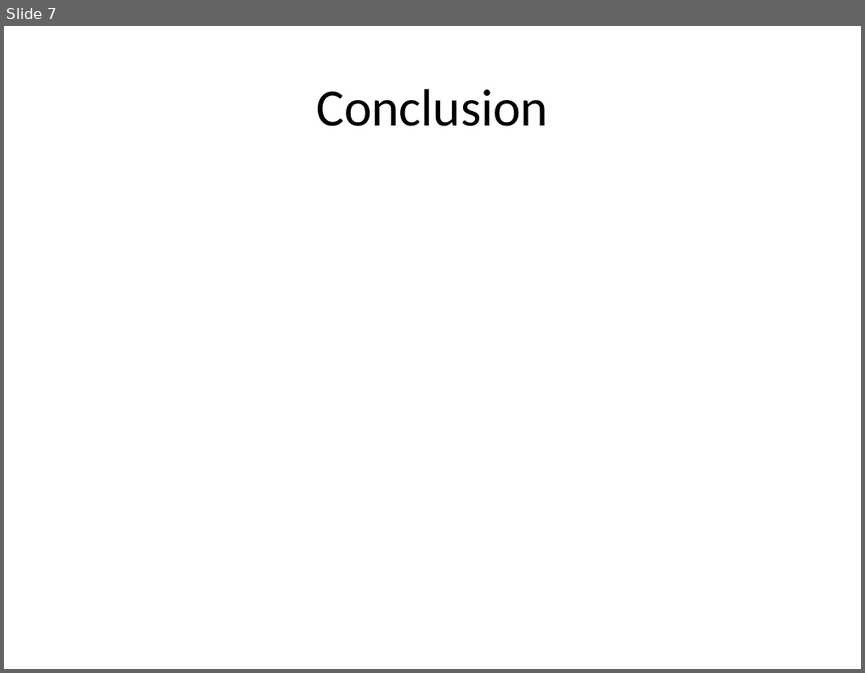
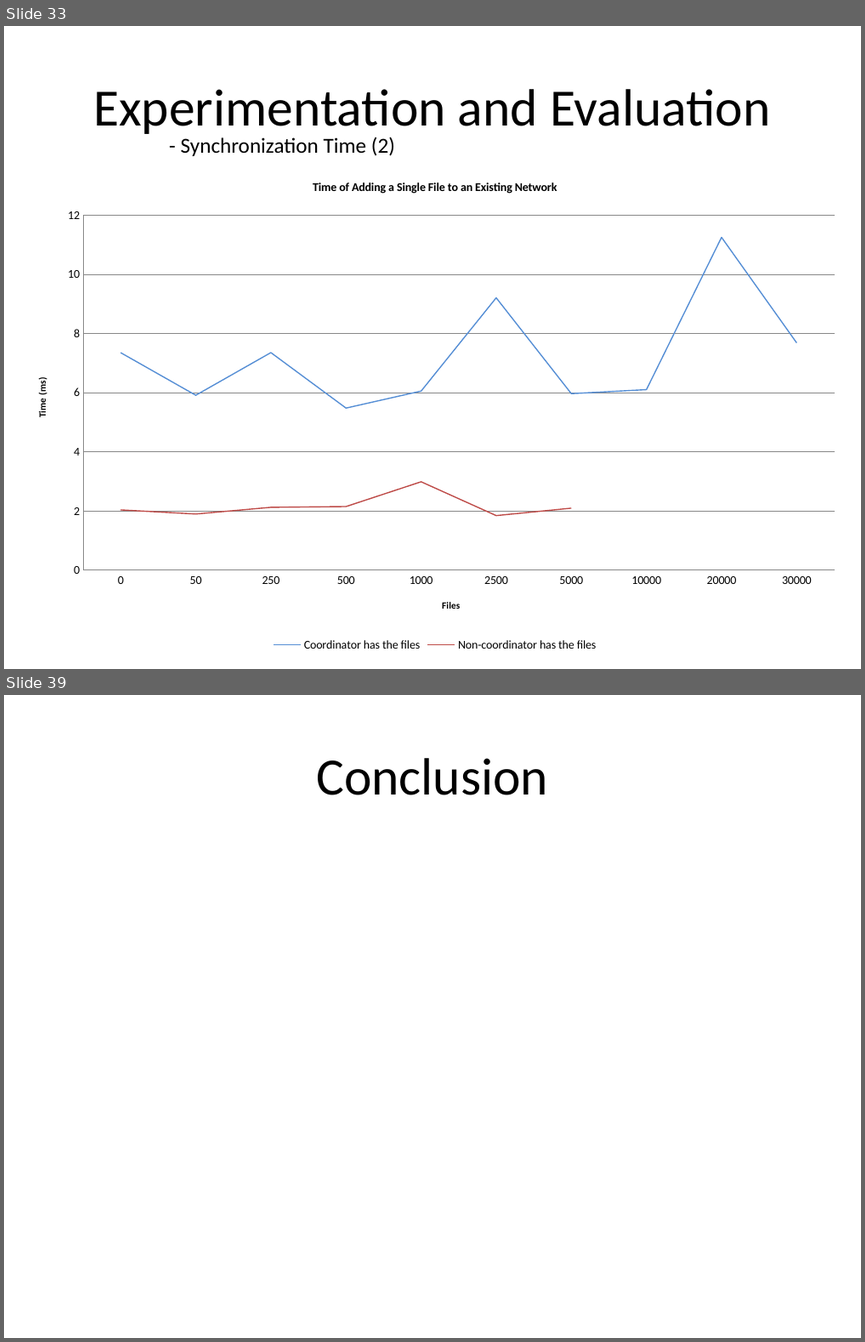
Before and after one commit to AndreasKi/Master, a slide deck: Documents/Presentation.pptx. Shown one above the other, each under a label of ours: slide 7 before the commit, slides 33 and 39 after it; the slides between them are not shown. The pictures are 865x673 and 865x1342 pixels, drawn with LibreOffice and Linux fonts; fonts in the diff are those of the drawing. Boxes give left, top, right and bottom in pixels: in the first picture for what was removed or moved away, otherwise in the second. Text is boxed around its words. In the diff, an @@ line names an element or a change of style, - is before the commit and + after.

```diff
--- a/Documents/Presentation.pptx
+++ b/Documents/Presentation.pptx
@@ slide 33 added at bbox=[4, 26, 861, 669], background #FFFFFF @@
@@ title added at bbox=[93, 89, 771, 138], 44 pt, text #000000 @@
+Experimentation and Evaluation
@@ text added at bbox=[181, 136, 395, 156], 18 pt, text #000000 @@
+- Synchronization Time (2)
@@ line chart added at bbox=[18, 162, 851, 654] @@
+title "Time of Adding a Single File to an Existing Network"
+categories: 0.0, 50.0, 250.0, 500.0, 1000.0, 2500.0, 5000.0, 10000.0, 20000.0, 30000.0
+Coordinator has the files: 7.4, 5.9, 7.4, 5.5, 6.1, 9.2, 6, 6.1, 11.3, 7.7
+Non-coordinator has the files: 2, 1.9, 2.1, 2.2, 3, 1.8, 2.1, -, -, -
@@ what was slide 7 is now slide 39 @@
```
Also in this commit, not shown: 2 slides changed, 34 other slides added, 3 slides removed.
